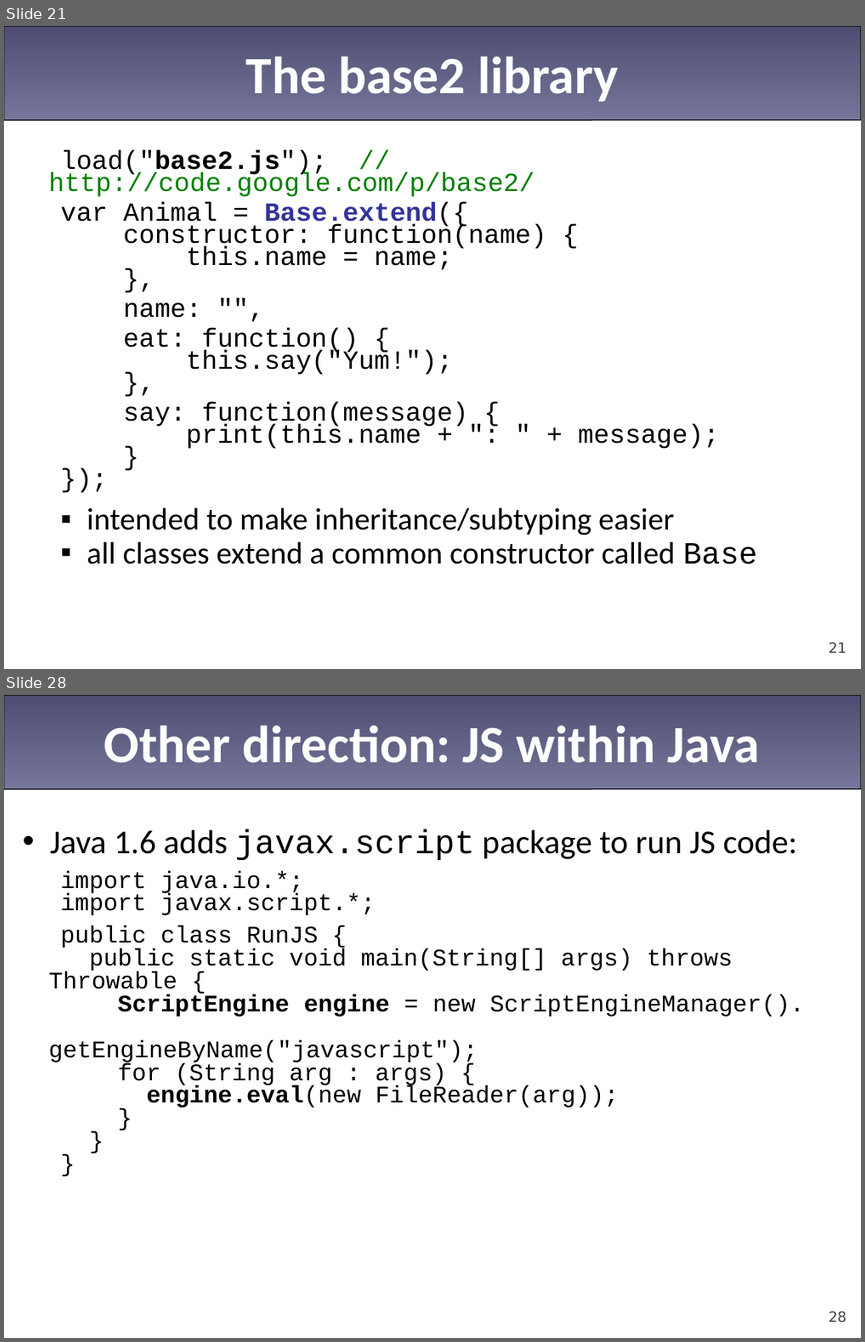
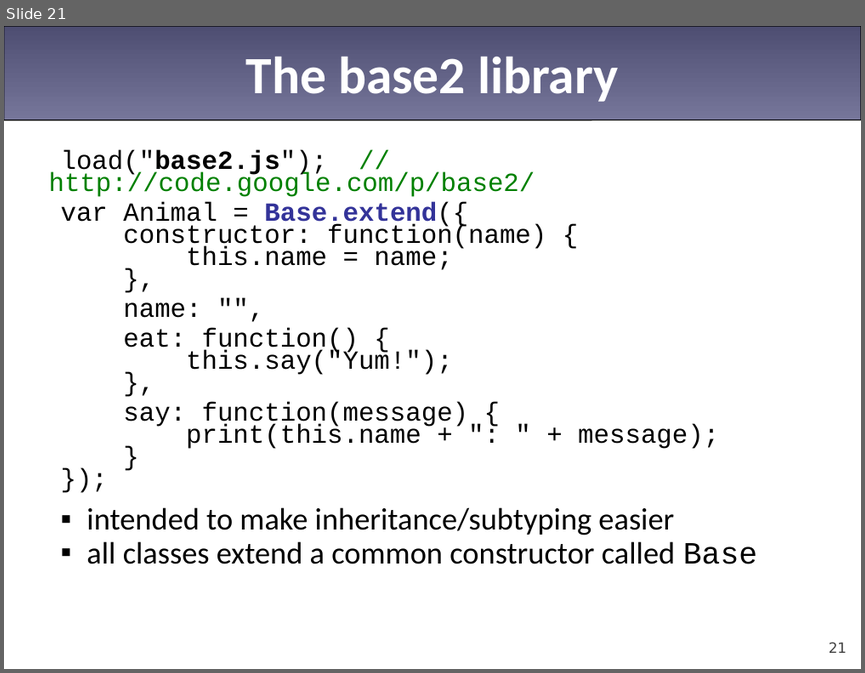
Before and after one commit to Riyadh-Part-Time-Courses/Riyadh-JS-4, a slide deck: 13-prototypal-inheritance/prototypes-inheritance.pptx. Shown one above the other, each under a label of ours: slides 21 and 28 before the commit, slide 21 after it; the slides between them are not shown. The pictures are 865x1342 and 865x673 pixels, drawn with LibreOffice and Linux fonts; fonts in the diff are those of the drawing. Boxes give left, top, right and bottom in pixels: in the first picture for what was removed or moved away, otherwise in the second. Text is boxed around its words. In the diff, an @@ line names an element or a change of style, - is before the commit and + after.

```diff
--- a/13-prototypal-inheritance/prototypes-inheritance.pptx
+++ b/13-prototypal-inheritance/prototypes-inheritance.pptx
@@ slide 28 removed at [4, 695, 861, 1338], background #FFFFFF; not listed: 1 template element that a slide beside it also shows @@
@@ title removed at [104, 726, 760, 763] @@
-Other direction: JS within Java
@@ text removed at [49, 829, 805, 1107] @@
-• Java 1.6 adds javax.script package to run JS code:
-  import java.io.*;
-  import javax.script.*;
-  public class RunJS {
-  public static void main(String[] args) throws Throwable {
-  ScriptEngine engine = new ScriptEngineManager().
-  getEngineByName("javascript");
-  for (String arg : args) {
-  engine.eval(new FileReader(arg));
-  }
-  }
-  }
@@ page number removed at [828, 1310, 846, 1321] @@
-28
```
Also in this commit, not shown: 6 other slides removed, 6 other files.
